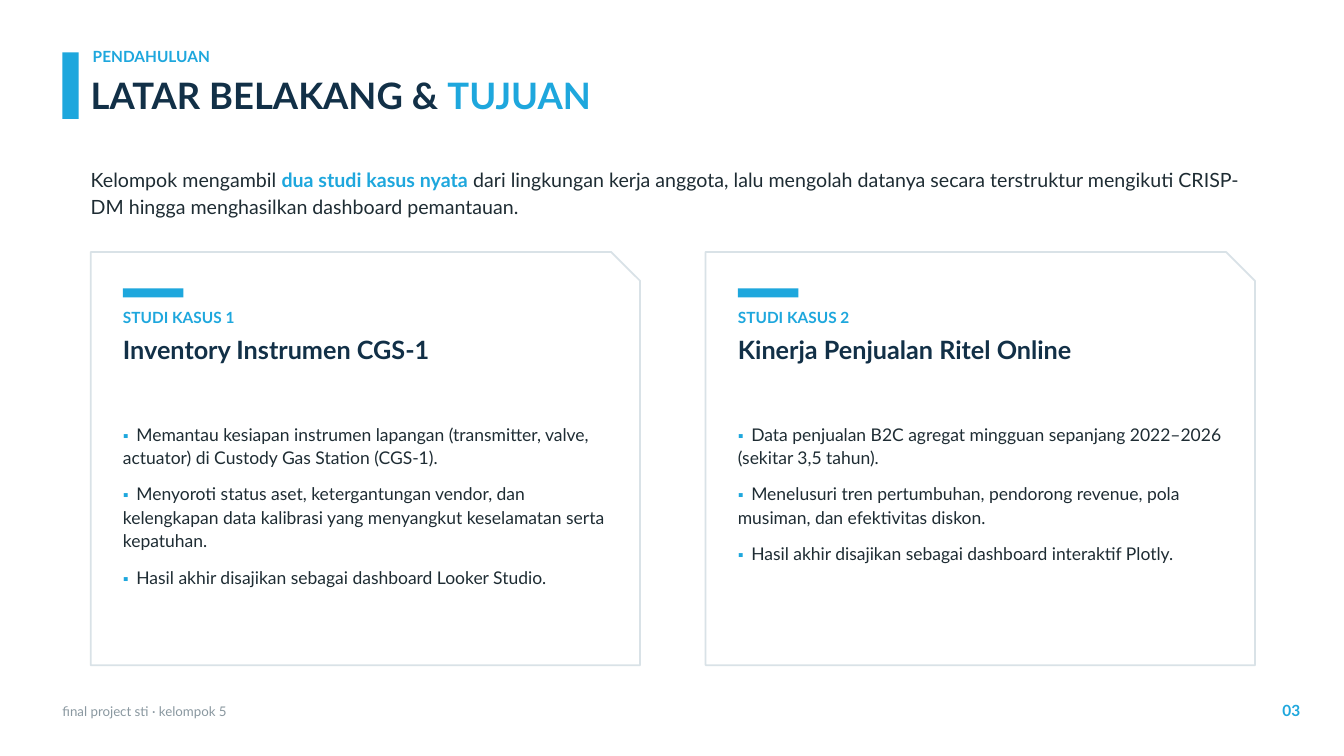
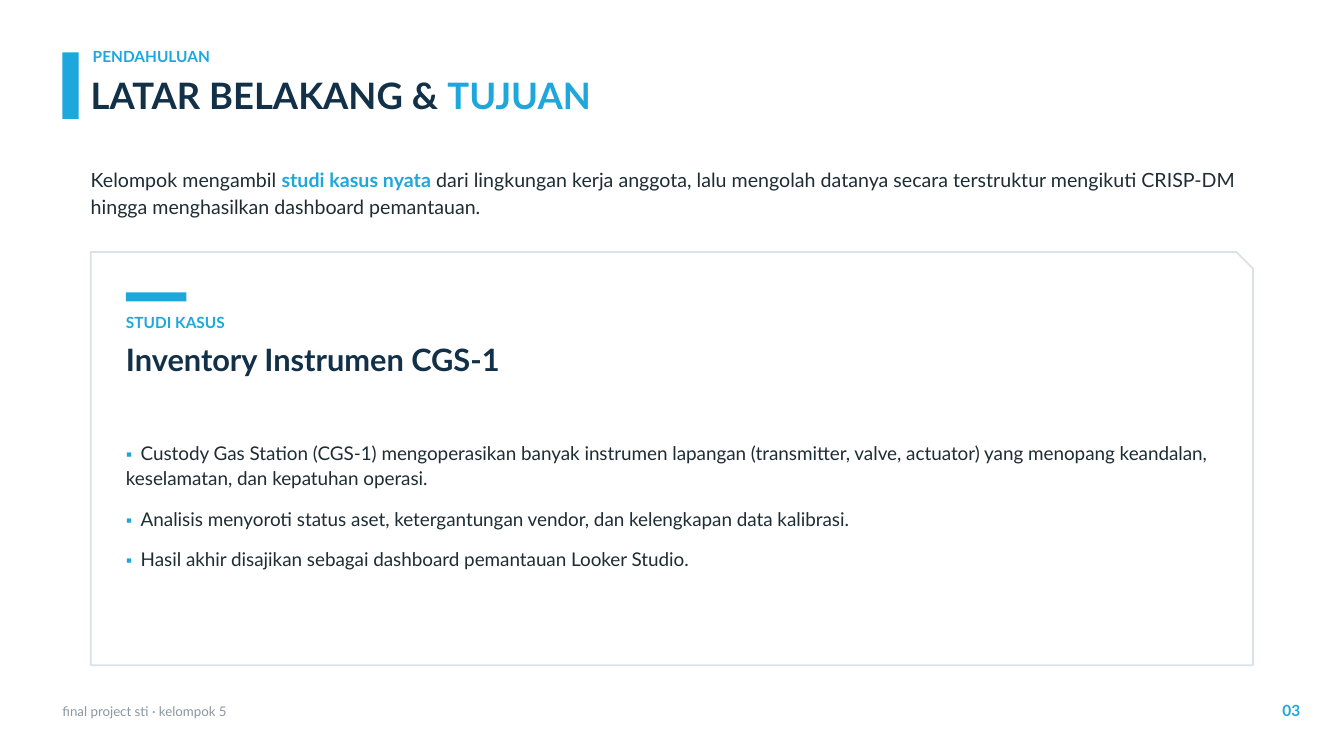
Before and after one commit to sianida26/sti-final-project-kel5, a slide deck: slide 3 of Final-Project-STI-Kel5-Presentation.pptx. Drawn at 1344x756 pixels with LibreOffice and Linux fonts; fonts in the diff are those of the drawing; background and template pictures are left out. Boxes give left, top, right and bottom in pixels: in the first picture for what was removed or moved away, otherwise in the second. Text is boxed around its words. In the diff, an @@ line names an element or a change of style, - is before the commit and + after.

Commit message:
Remove Sales slides; deck fokus Inventory CGS-1 (11 slide)

```diff
--- a/Final-Project-STI-Kel5-Presentation.pptx
+++ b/Final-Project-STI-Kel5-Presentation.pptx
@@ text at (91,172,1234,218): text changed @@
-Kelompok mengambil dua studi kasus nyata dari lingkungan kerja anggota, lalu mengolah datanya secara terstruktur mengikuti CRISP-DM hingga menghasilkan dashboard pemantauan.
+Kelompok mengambil studi kasus nyata dari lingkungan kerja anggota, lalu mengolah datanya secara terstruktur mengikuti CRISP-DM hingga menghasilkan dashboard pemantauan.
@@ snip rect: place and size @@
-snip rect at (91,252,640,665)
+snip rect at (91,252,1253,665)
@@ snip rect at (91,252,1253,665): proportions changed @@
@@ snip rect removed at (706,252,1255,665) @@
@@ rectangle: place and size @@
-rectangle at (123,288,184,297)
+rectangle at (126,292,187,301)
@@ rectangle removed at (738,288,799,297) @@
@@ text at (126,316,225,328): text changed @@
-STUDI KASUS 1
+STUDI KASUS
@@ text removed at (738,311,849,323) @@
-STUDI KASUS 2
@@ text "Inventory Instrumen CGS-1" at (126,348,499,376): size 18 to 22 pt @@
@@ text removed at (738,340,1072,364) @@
-Kinerja Penjualan Ritel Online
@@ text at (126,445,1207,570): text changed; size 12.5 to 13.5 pt @@
-▪ Memantau kesiapan instrumen lapangan (transmitter, valve, actuator) di Custody Gas Station (CGS-1).
-▪ Menyoroti status aset, ketergantungan vendor, dan kelengkapan data kalibrasi yang menyangkut keselamatan serta kepatuhan.
-▪ Hasil akhir disajikan sebagai dashboard Looker Studio.
+▪ Custody Gas Station (CGS-1) mengoperasikan banyak instrumen lapangan (transmitter, valve, actuator) yang menopang keandalan, keselamatan, dan kepatuhan operasi.
+▪ Analisis menyoroti status aset, ketergantungan vendor, dan kelengkapan data kalibrasi.
+▪ Hasil akhir disajikan sebagai dashboard pemantauan Looker Studio.
@@ text removed at (738,428,1221,563) @@
-▪ Data penjualan B2C agregat mingguan sepanjang 2022–2026 (sekitar 3,5 tahun).
-▪ Menelusuri tren pertumbuhan, pendorong revenue, pola musiman, dan efektivitas diskon.
-▪ Hasil akhir disajikan sebagai dashboard interaktif Plotly.
```
Also in this commit, not shown: 8 other slides changed, 3 slides removed, 2 other files.
